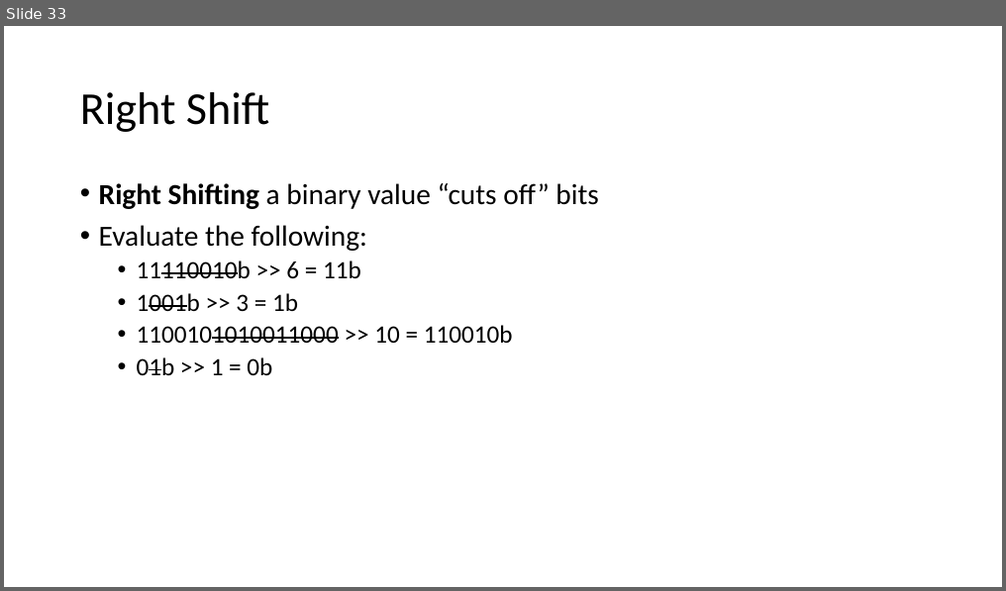
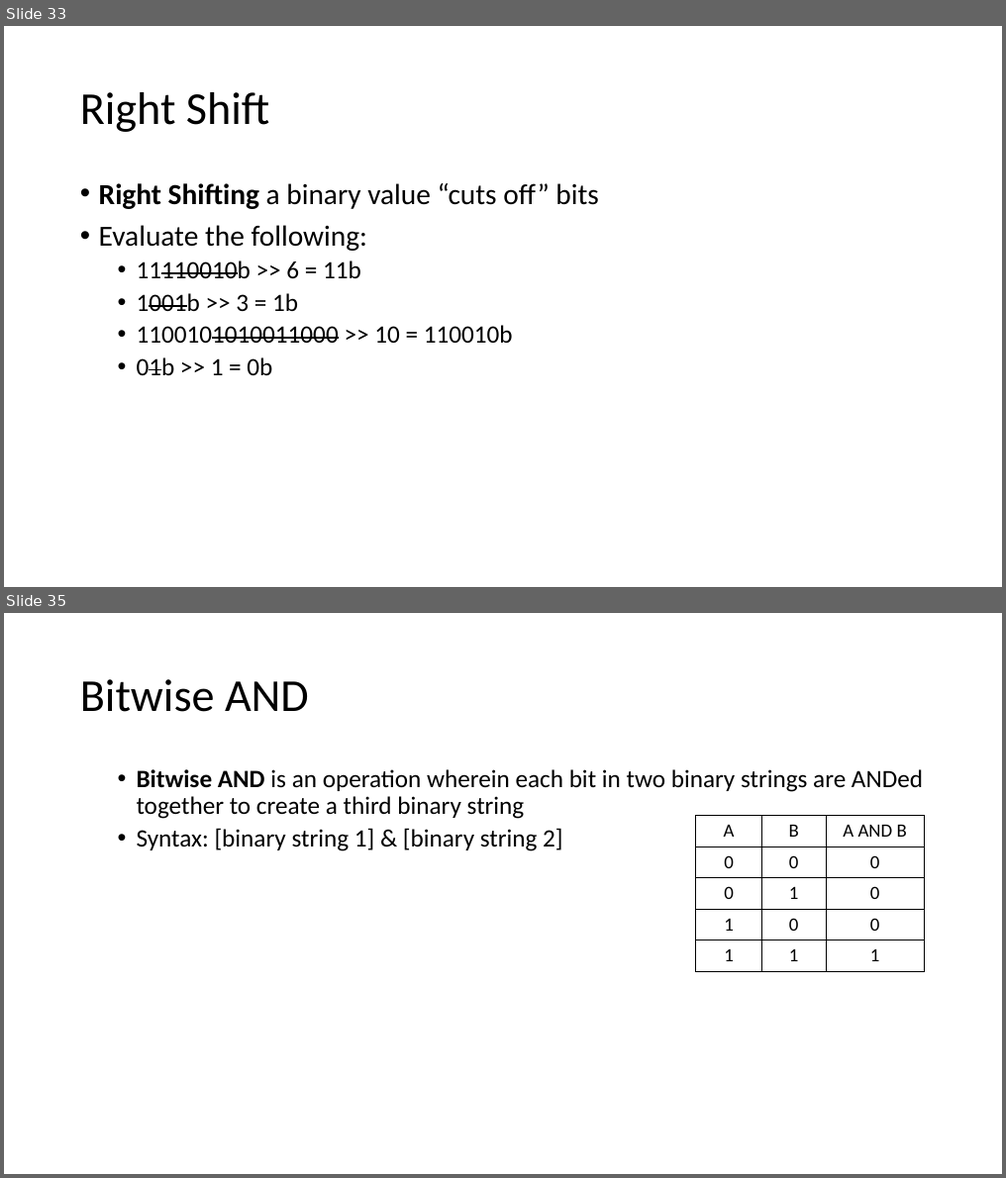
Before and after one commit to MrJoshGross/Course-Curricular-Material, a slide deck: wip/Lecture 5 - More Bitwise Operators.pptx. Shown one above the other, each under a label of ours: slide 33 before the commit, slides 33 and 35 after it; the slides between them are not shown. The pictures are 1006x591 and 1006x1178 pixels, drawn with LibreOffice and Linux fonts; fonts in the diff are those of the drawing. Boxes give left, top, right and bottom in pixels: in the first picture for what was removed or moved away, otherwise in the second. Text is boxed around its words. In the diff, an @@ line names an element or a change of style, - is before the commit and + after.

Commit message:
Update Lecture 5 - More Bitwise Operators.pptx
bitwise and, started or

```diff
--- a/wip/Lecture 5 - More Bitwise Operators.pptx
+++ b/wip/Lecture 5 - More Bitwise Operators.pptx
@@ slide 35 added at (4, 613, 1002, 1174), background #FFFFFF @@
@@ title added at (80, 679, 309, 712), 44 pt, text #000000 @@
+Bitwise AND
@@ text added at (137, 769, 923, 852), 24 pt, text #000000 @@
+  • Bitwise AND is an operation wherein each bit in two binary strings are ANDed together to create a third binary string
+  • Syntax: [binary string 1] & [binary string 2]
@@ table added at (696, 816, 924, 971), 5 rows, 3 columns @@
+A | B | A AND B
+0 | 0 | 0
+0 | 1 | 0
+1 | 0 | 0
+1 | 1 | 1
```
Also in this commit, not shown: 28 other slides added.
